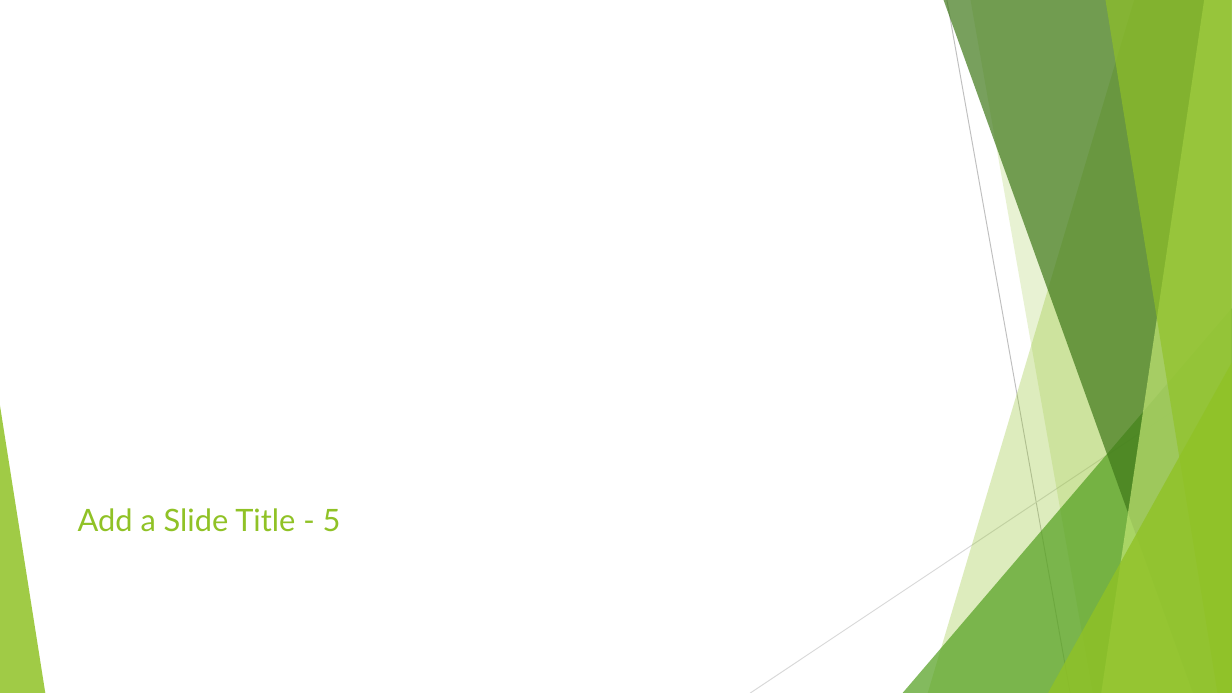
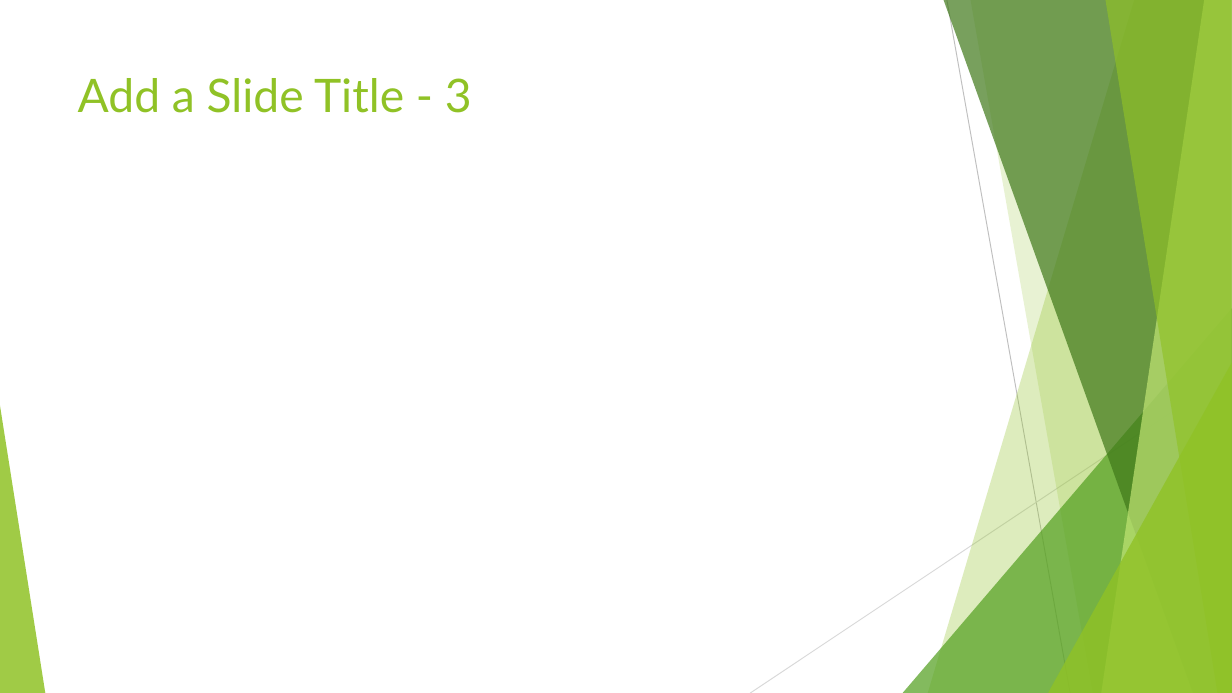
Before and after one commit to Project-JCSA/FL_Electric_Vehicles, a slide deck: slide 5 of Florida_Electric_Vehicles.pptx (slide 11 before the commit). Drawn at 1232x693 pixels with LibreOffice and Linux fonts; fonts in the diff are those of the drawing. Boxes give left, top, right and bottom in pixels: in the first picture for what was removed or moved away, otherwise in the second. Text is boxed around its words. In the diff, an @@ line names an element or a change of style, - is before the commit and + after.

```diff
--- a/Florida_Electric_Vehicles.pptx
+++ b/Florida_Electric_Vehicles.pptx
@@ title "Add a Slide Title - ..." at box(78, 78, 472, 113): vertical alignment bottom to top @@
@@ title at box(78, 78, 472, 113): text changed; size 24 to 36 pt @@
-Add a Slide Title - 5
+Add a Slide Title - 3
```
Also in this commit, not shown: 2 other slides changed, 8 slides added.
